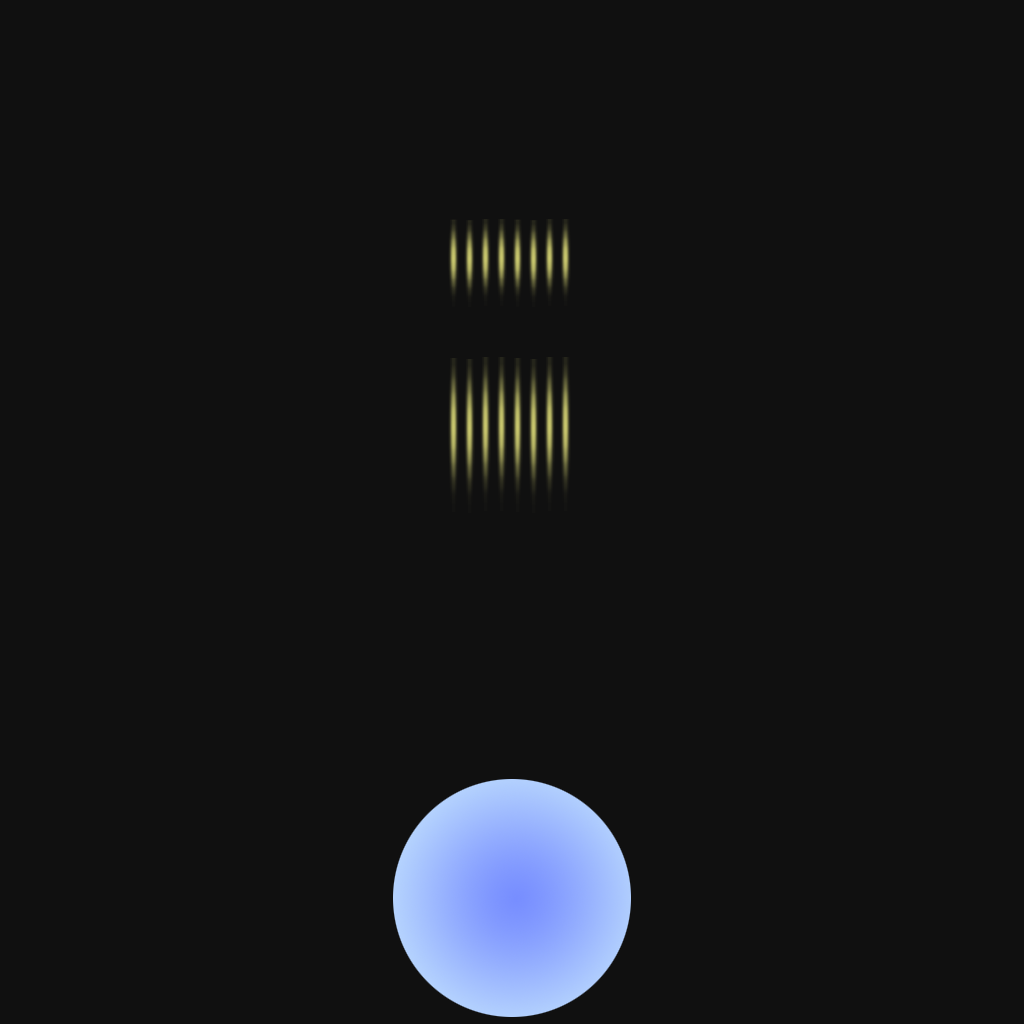
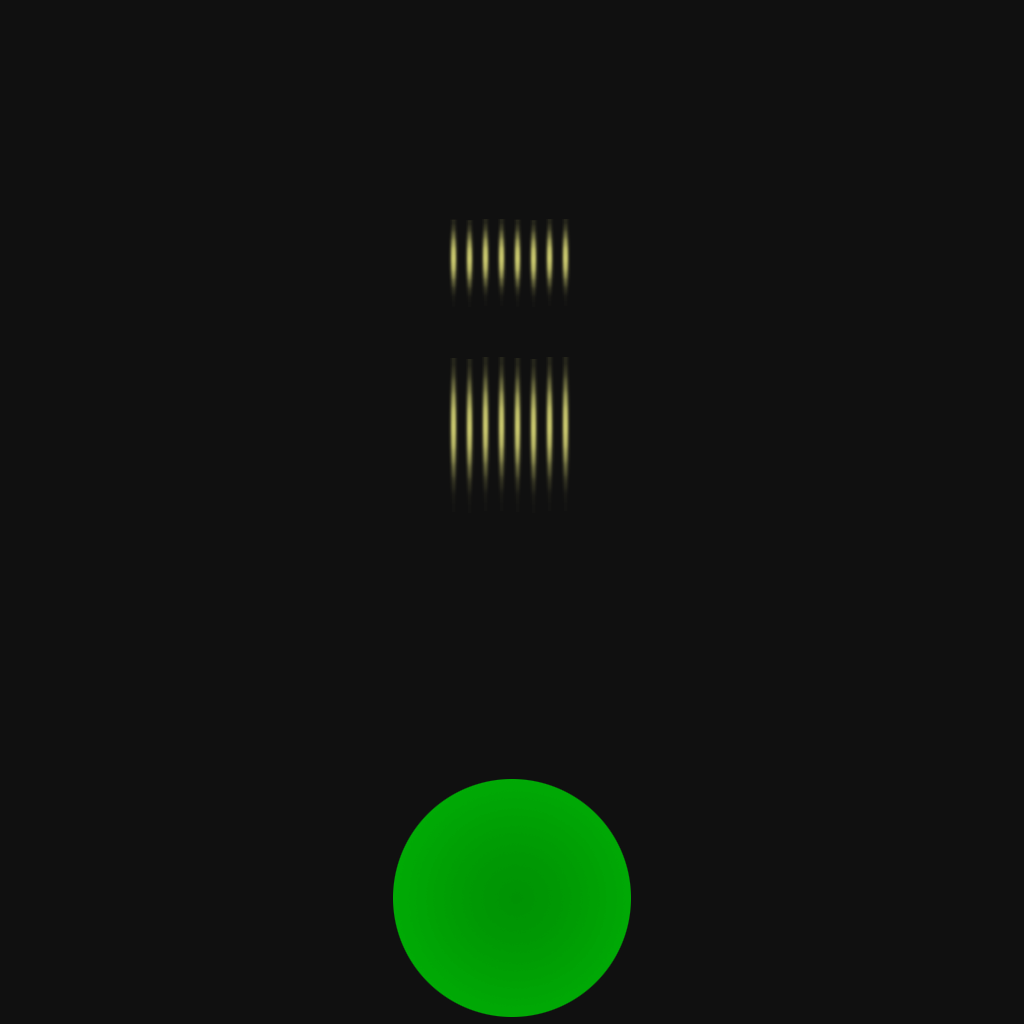
Layered file, before and after one edit (1024x1024). Changes by layer:
pixels changed over 393, 779, 631, 1017 (layer not identified)
